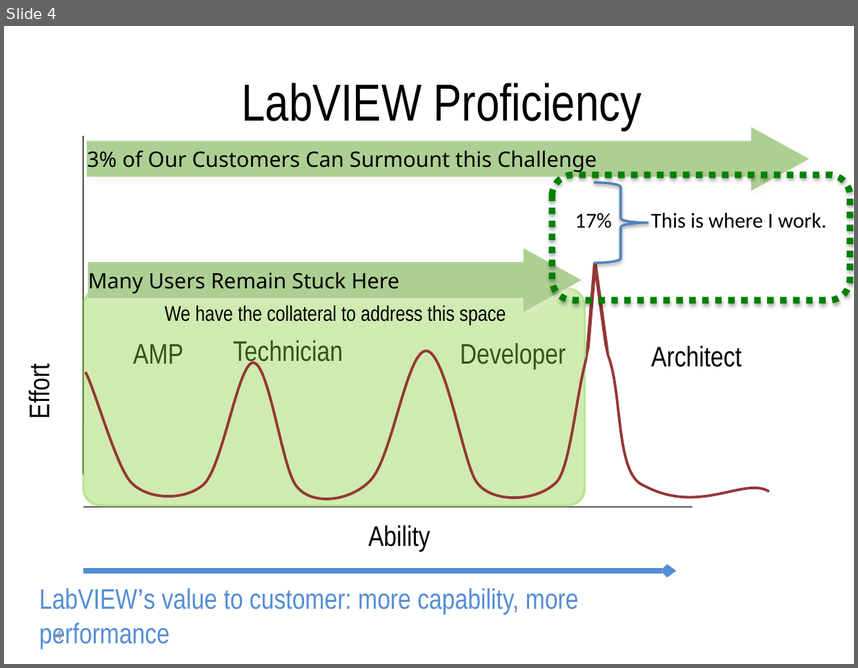
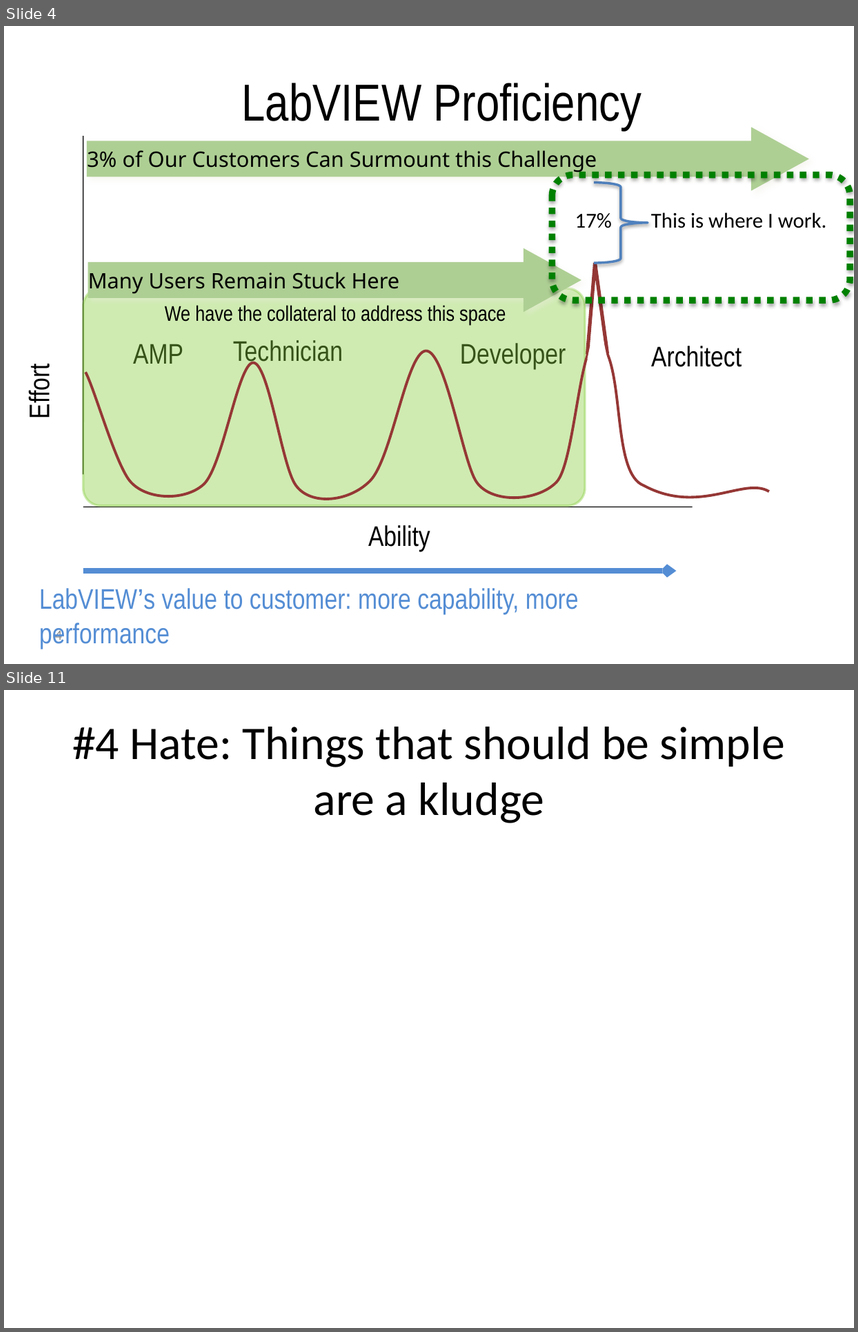
Before and after one commit to njhollenback/Presentations, a slide deck: 9-5 Things That I Love Hate About Actor Framework.pptx. Shown one above the other, each under a label of ours: slide 4 before the commit, slides 4 and 11 after it; the slides between them are not shown. The pictures are 858x668 and 858x1332 pixels, drawn with LibreOffice and Linux fonts; fonts in the diff are those of the drawing. Boxes give left, top, right and bottom in pixels: in the first picture for what was removed or moved away, otherwise in the second. Text is boxed around its words. In the diff, an @@ line names an element or a change of style, - is before the commit and + after.

```diff
--- a/9-5 Things That I Love Hate About Actor Framework.pptx
+++ b/9-5 Things That I Love Hate About Actor Framework.pptx
@@ slide 11 added at (4,690,854,1328), background #FFFFFF @@
@@ title added at (72,727,785,823), 39.6 pt, text #000000 @@
+#4 Hate: Things that should be simple are a kludge
```
Also in this commit, not shown: 2 slides changed, 8 other slides added.
